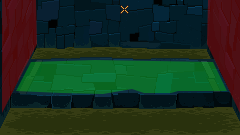
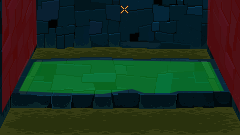
The second 240 x 135 image is a revision of the first. Changes to its layers:
painted on "Walk area" over [16, 60, 227, 93]
